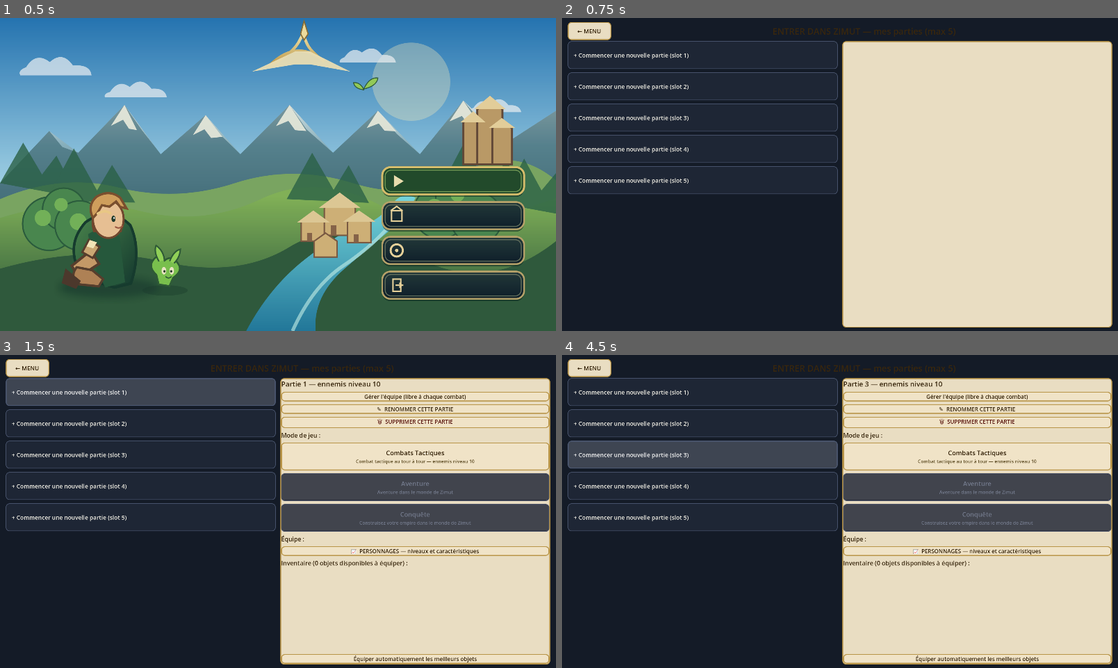
Above: before the commit, frames 1-4 (two rows, left to right).
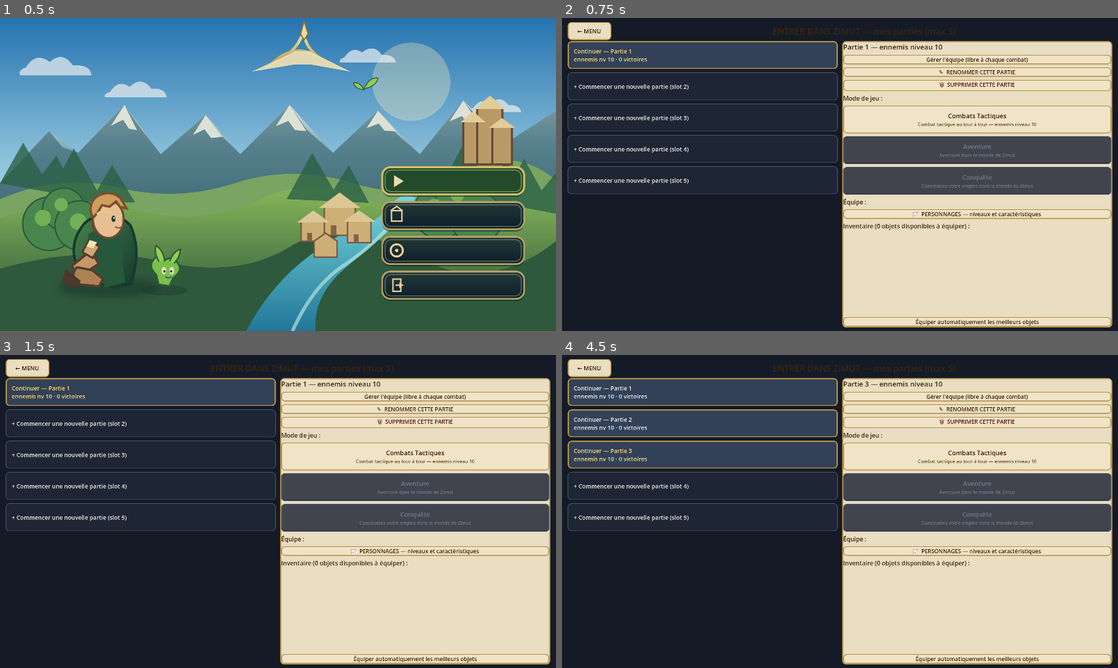
Above: after the commit, the same moments.

Repository: CharlieG42/Zimut
Game: Godot game, scene res://scenes/MainMenu.tscn
Same seed, same stepped clock (60 frames per second), same inputs: the game is played once before the commit and once after it.
Inputs (mouse positions are in pixels of both pictures, inside the frame that each line leads up to):
- Up to frame 1 (0.5 s): no input
- Up to frame 2 (0.75 s): click (1012, 180) at 0.5 s
- Up to frame 3 (1.5 s): click (139, 392) at 1.25 s, where only the run before the commit has a clickable "+ Commencer une nouvelle part…"
- Up to frame 4 (4.5 s): click (701, 392) at 2 s, where only the run before the commit has a clickable "+ Commencer une nouvelle part…"; click "+ Commencer une nouvelle part…" at 2.75 s; click (701, 423) at 3.5 s, where only the run before the commit has a clickable "+ Commencer une nouvelle part…"; click "+ Commencer une nouvelle part…" at 4.25 s

Frame 1 is identical in both runs. In frame 2, 16% of the frame differs, in the area x 1-99%, y 7-99%; in frame 3, 0.6%; in frame 4, 9.2%.

Commit message:
Support new-game intent from illustrated home screen

Diff:
--- a/prototype/zimut/scripts/SaveSlotsUI.gd
+++ b/prototype/zimut/scripts/SaveSlotsUI.gd
@@ -23,6 +23,10 @@
 
 func _ready() -> void:
 	_build()
+	var intent: String = GameManager.menu_intent
+	GameManager.menu_intent = ""
+	if intent == "new":
+		_select_first_empty_slot()
 
 func _build() -> void:
 	_root = Control.new()
@@ -163,7 +167,28 @@
 		data = ProgressionManager.load_save(slot)
 	else:
 		data = ProgressionManager.new_game(slot)
-	_show_detail(data, slot)
+	_current = data
+	_current_slot = slot
+	refresh()
+
+
+## Depuis « Nouvelle partie » sur l'accueil, sélectionne le premier emplacement libre.
+## La partie n'est créée qu'ici, après une action explicite du joueur.
+func _select_first_empty_slot() -> void:
+	for slot: int in range(ProgressionManager.MAX_SAVES):
+		if not ProgressionManager.save_exists(slot):
+			_on_slot_pressed(slot)
+			return
+
+	# Aucun emplacement libre : on ne remplace jamais une sauvegarde existante.
+	for child: Node in _detail_box.get_children():
+		child.queue_free()
+	var message := Label.new()
+	message.text = "Tous les emplacements sont occupés.\nSupprime une partie existante pour en commencer une nouvelle."
+	message.autowrap_mode = TextServer.AUTOWRAP_WORD_SMART
+	message.add_theme_font_size_override("font_size", 22)
+	message.add_theme_color_override("font_color", COL_TXT)
+	_detail_box.add_child(message)
 
 func _show_detail(data: Dictionary, slot: int) -> void:
 	_current = data
